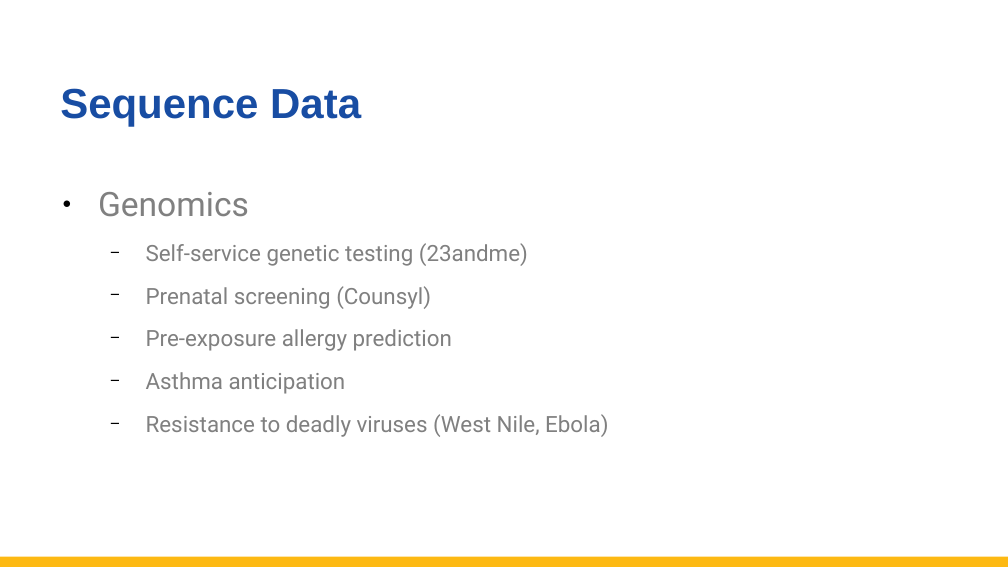
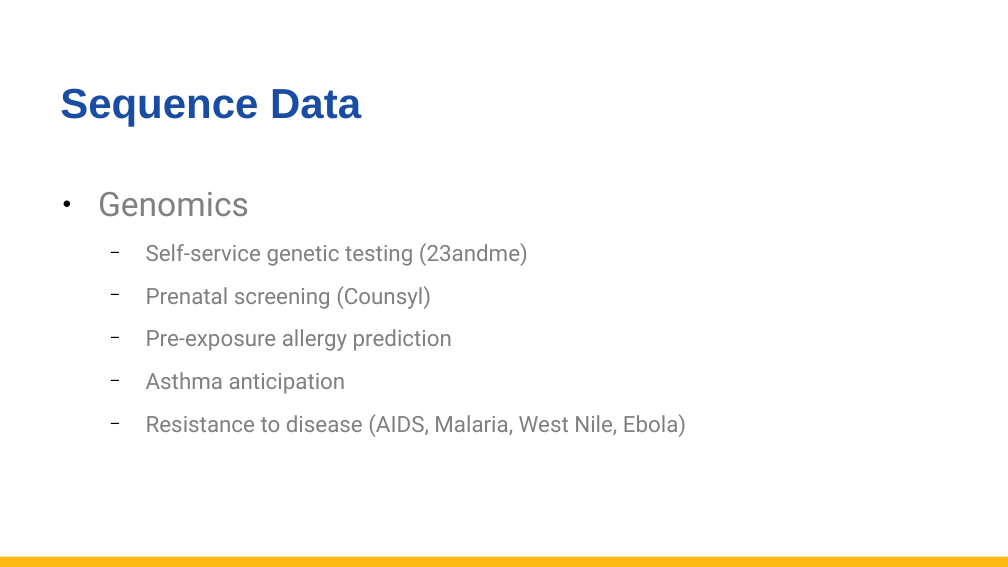
Before and after one commit to totalgood/dsdh, a slide deck: slide 8 of modules/L02/DHDS 40021 L2 Spreadsheet Data Science.pptx. Drawn at 1008x567 pixels with LibreOffice and Linux fonts; fonts in the diff are those of the drawing. Boxes give left, top, right and bottom in pixels: in the first picture for what was removed or moved away, otherwise in the second. Text is boxed around its words. In the diff, an @@ line names an element or a change of style, - is before the commit and + after.

```diff
--- a/modules/L02/DHDS 40021 L2 Spreadsheet Data Science.pptx
+++ b/modules/L02/DHDS 40021 L2 Spreadsheet Data Science.pptx
@@ text at [146,414,686,437]: text changed @@
-  − Resistance to deadly viruses (West Nile, Ebola)
+  − Resistance to disease (AIDS, Malaria, West Nile, Ebola)
```
Also in this commit, not shown: 3 other slides changed, 2 slides added, 7 other files.
